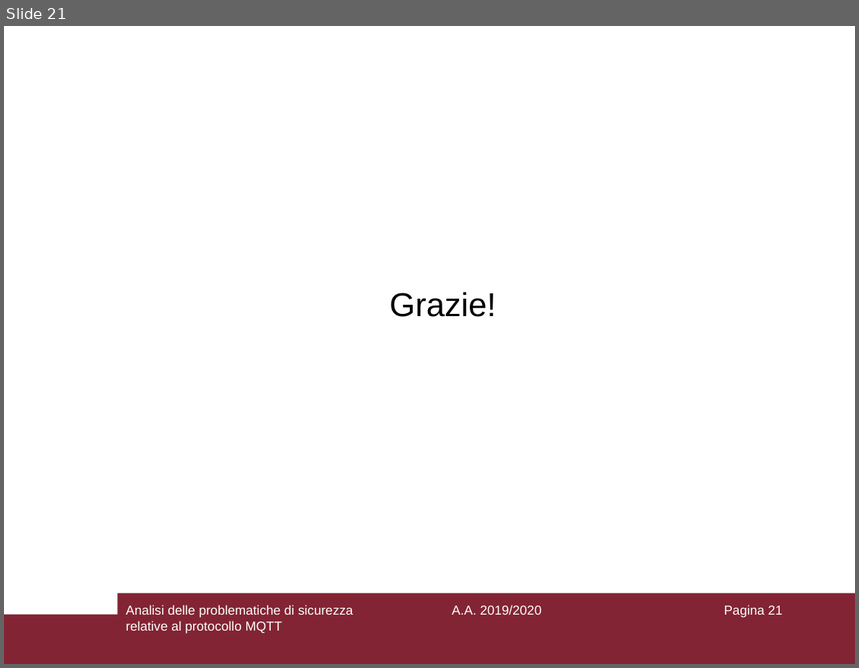
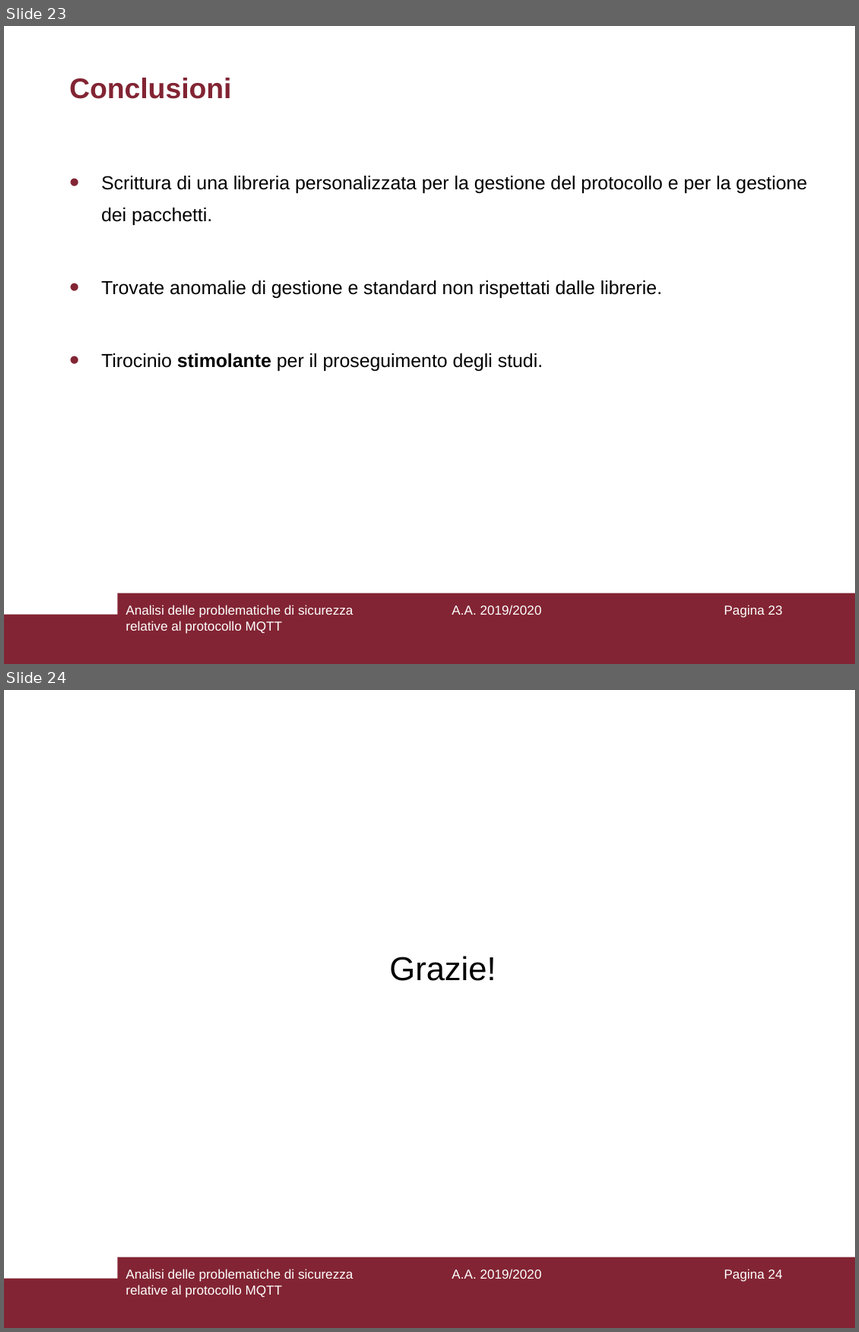
Before and after one commit to aedoardo/bachelor-degree-thesis, a slide deck: slides/Presentazione.ppt. Shown one above the other, each under a label of ours: slide 21 before the commit, slides 23 and 24 after it. The pictures are 859x668 and 859x1332 pixels, drawn with LibreOffice and Linux fonts; fonts in the diff are those of the drawing. Boxes give left, top, right and bottom in pixels: in the first picture for what was removed or moved away, otherwise in the second. Text is boxed around its words. In the diff, an @@ line names an element or a change of style, - is before the commit and + after.

```diff
--- a/slides/Presentazione.ppt
+++ b/slides/Presentazione.ppt
@@ slide 23 added at bbox=[4, 26, 855, 664], background #FFFFFF; not listed: 2 template elements that a slide beside it also shows @@
@@ title added at bbox=[69, 78, 231, 99], 24 pt, text #822433, bold @@
+Conclusioni
@@ text added at bbox=[101, 176, 807, 371], 16 pt, text #000000 @@
+• Scrittura di una libreria personalizzata per la gestione del protocollo e per la gestione dei pacchetti.
+• Trovate anomalie di gestione e standard non rispettati dalle librerie.
+• Tirocinio stimolante per il proseguimento degli studi.
@@ text added at bbox=[126, 605, 353, 634], 11 pt, text #FFFFFF @@
+Analisi delle problematiche di sicurezza relative al protocollo MQTT
@@ text added at bbox=[452, 605, 542, 615], 11 pt, text #FFFFFF @@
+A.A. 2019/2020
@@ page number added at bbox=[724, 605, 783, 618], 11 pt, text #FFFFFF @@
+Pagina 23
@@ what was slide 21 is now slide 24 @@
@@ page number at bbox=[724, 1269, 783, 1282]: text changed @@
-Pagina 21
+Pagina 24
```
Also in this commit, not shown: 8 slides changed, 2 other slides added, 1 other file.
